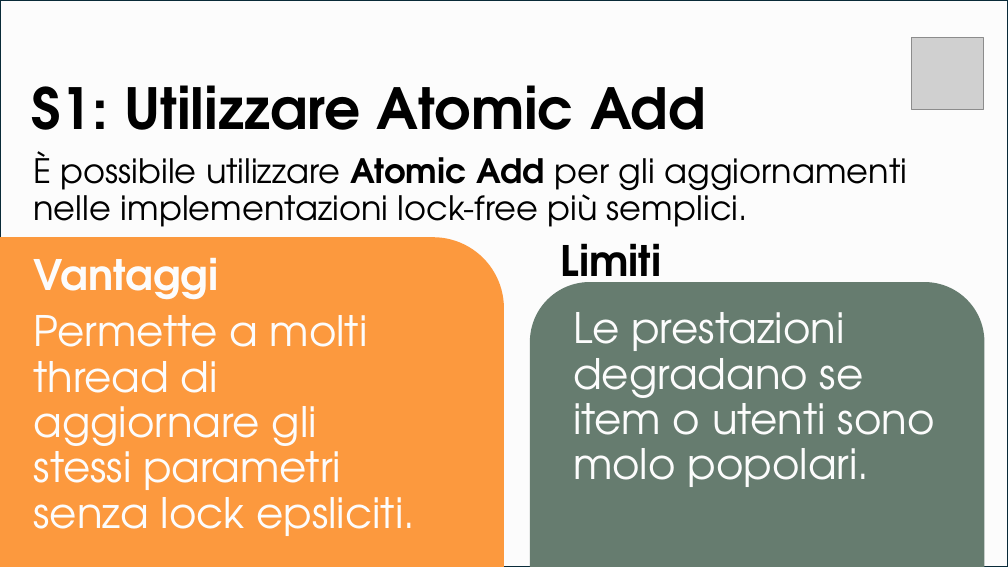
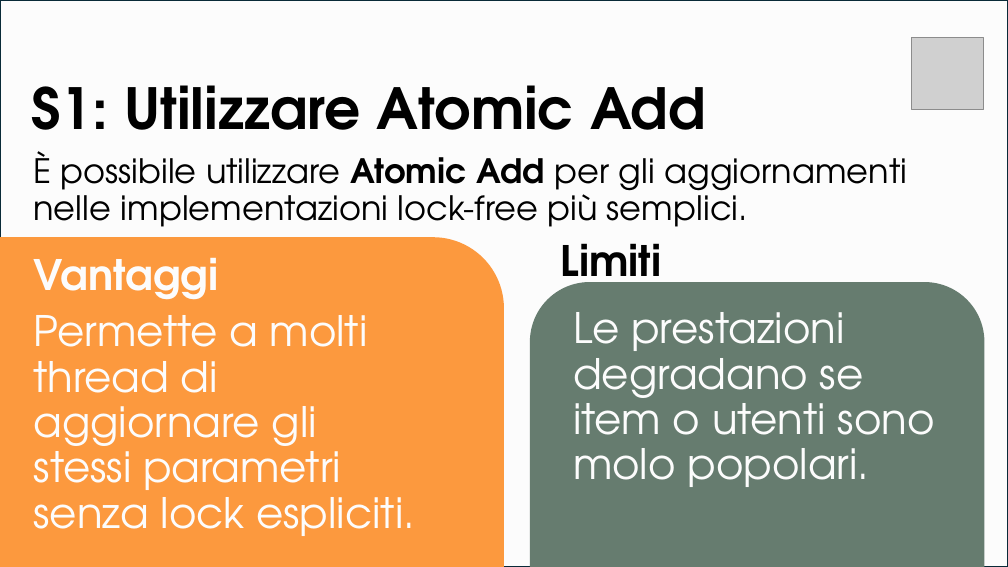
Before and after one commit to Smo17817/MNI_Esercizi, a slide deck: slide 28 of Documentazione/[MNI]_PresentazioneSeminario.pptx. Drawn at 1008x567 pixels with LibreOffice and Linux fonts; fonts in the diff are those of the drawing; grey boxes stand for pictures. Boxes give left, top, right and bottom in pixels: in the first picture for what was removed or moved away, otherwise in the second. Text is boxed around its words. In the diff, an @@ line names an element or a change of style, - is before the commit and + after.

```diff
--- a/Documentazione/[MNI]_PresentazioneSeminario.pptx
+++ b/Documentazione/[MNI]_PresentazioneSeminario.pptx
@@ text at box(33, 315, 415, 536): text changed @@
-Permette a molti thread di aggiornare gli stessi parametri senza lock epsliciti.
+Permette a molti thread di aggiornare gli stessi parametri senza lock espliciti.
```
Also in this commit, not shown: 1 other slide changed.
